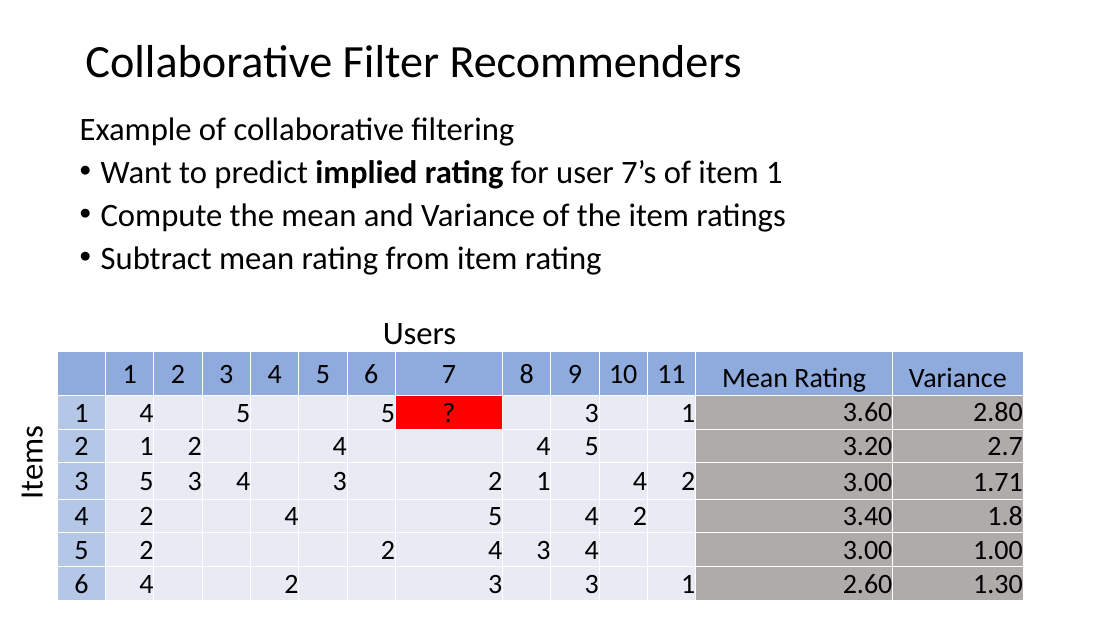
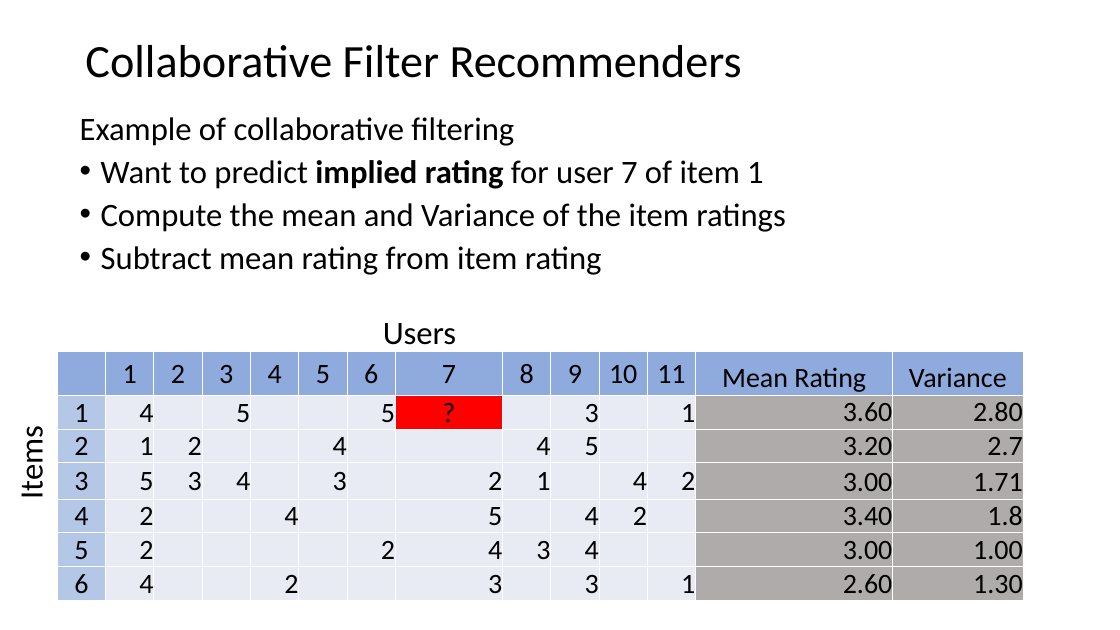
Before and after one commit to StephenElston/CSCI-E-108, a slide deck: slide 34 of slides/7_RecommenderSystems.pptx. Drawn at 1120x630 pixels with LibreOffice and Linux fonts; fonts in the diff are those of the drawing. Boxes give left, top, right and bottom in pixels: in the first picture for what was removed or moved away, otherwise in the second. Text is boxed around its words. In the diff, an @@ line names an element or a change of style, - is before the commit and + after.

Commit message:
Small improvements to math notation and corrected minor typos

```diff
--- a/slides/7_RecommenderSystems.pptx
+++ b/slides/7_RecommenderSystems.pptx
@@ text at (x1=101, y1=160, x2=764, y2=189): text changed @@
-• Want to predict implied rating for user 7’s of item 1
+• Want to predict implied rating for user 7 of item 1
```
Also in this commit, not shown: 7 other slides changed.
